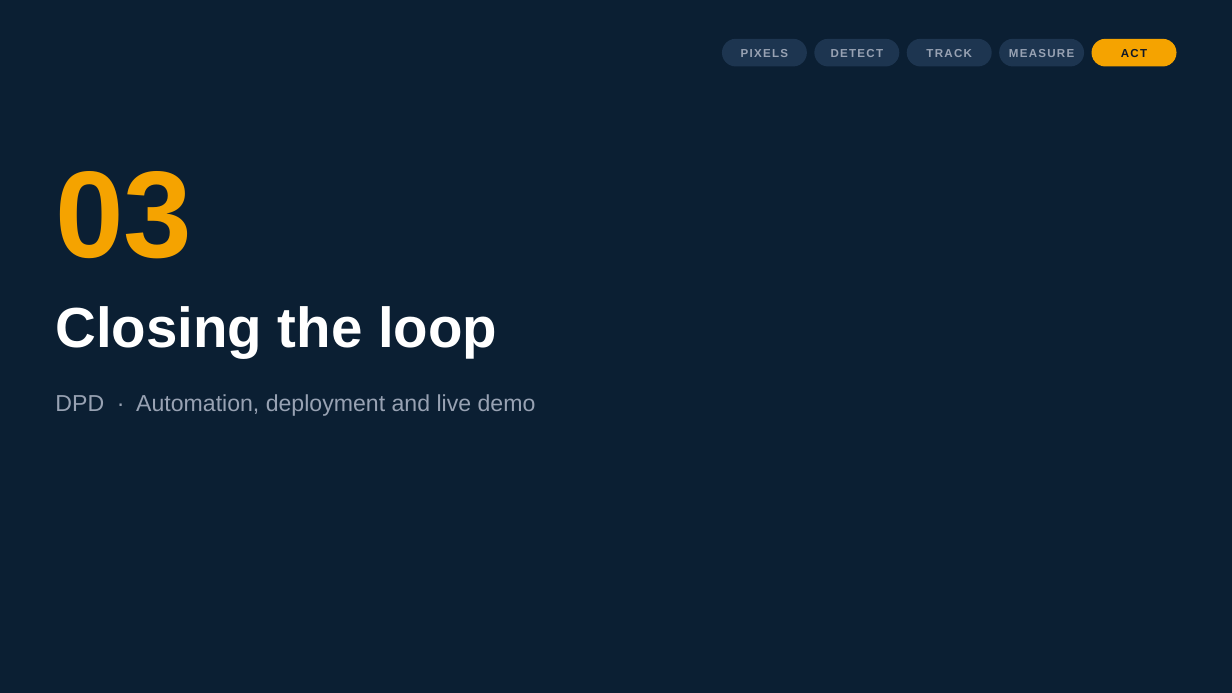
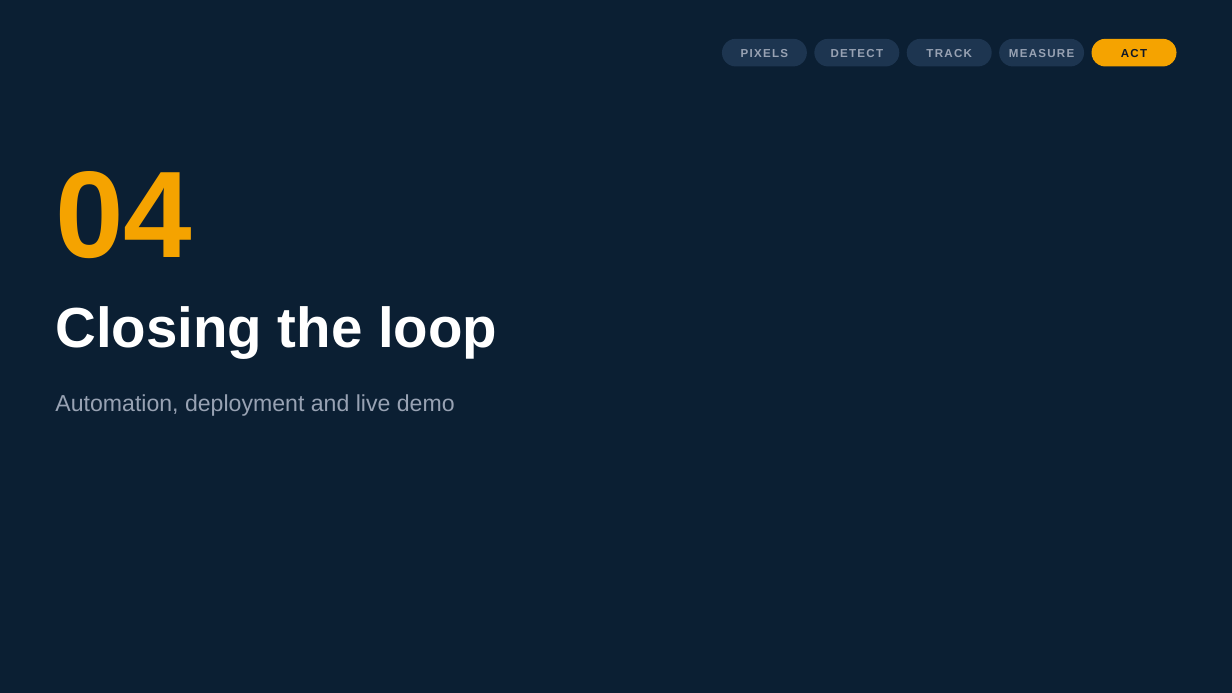
Before and after one commit to Prem-Dharshan/20XW97, a slide deck: slide 25 of cv-automation-ppt/CV_and_Automation.pptx (slide 17 before the commit). Drawn at 1232x693 pixels with LibreOffice and Linux fonts; fonts in the diff are those of the drawing. Boxes give left, top, right and bottom in pixels: in the first picture for what was removed or moved away, otherwise in the second. Text is boxed around its words. In the diff, an @@ line names an element or a change of style, - is before the commit and + after.

```diff
--- a/cv-automation-ppt/CV_and_Automation.pptx
+++ b/cv-automation-ppt/CV_and_Automation.pptx
@@ text at [55,171,192,259]: text changed @@
-03
+04
@@ text at [55,394,455,416]: text changed @@
-DPD · Automation, deployment and live demo
+Automation, deployment and live demo
```
Also in this commit, not shown: 22 other slides changed, 9 slides added, 1 slide removed, 2 other files.
